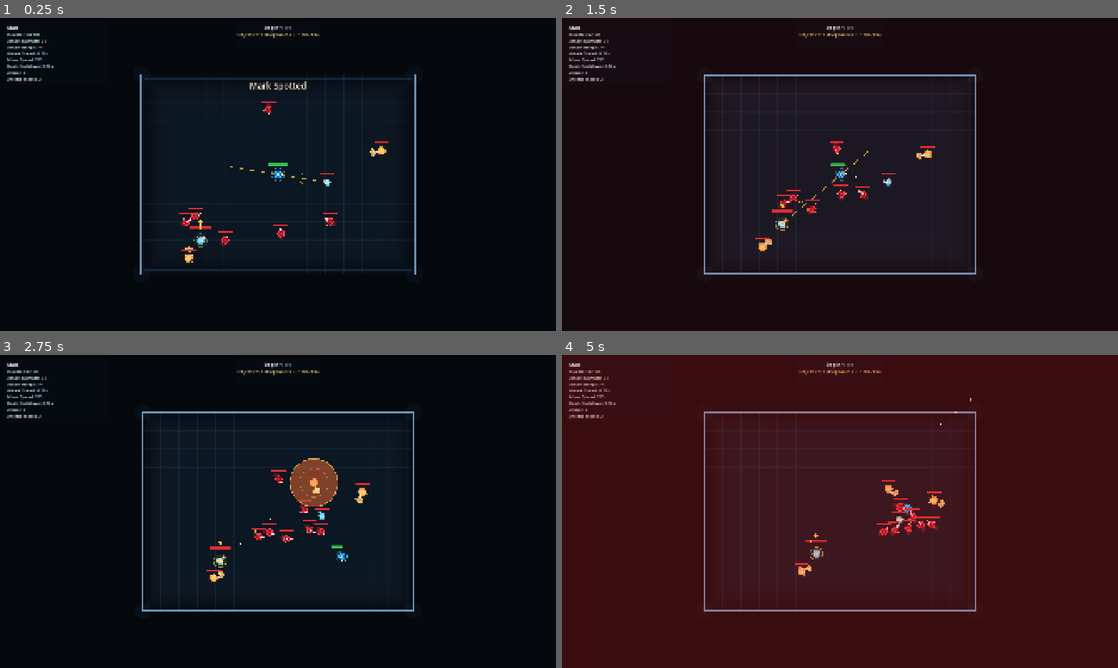
Above: before the commit, frames 1-4 (two rows, left to right).
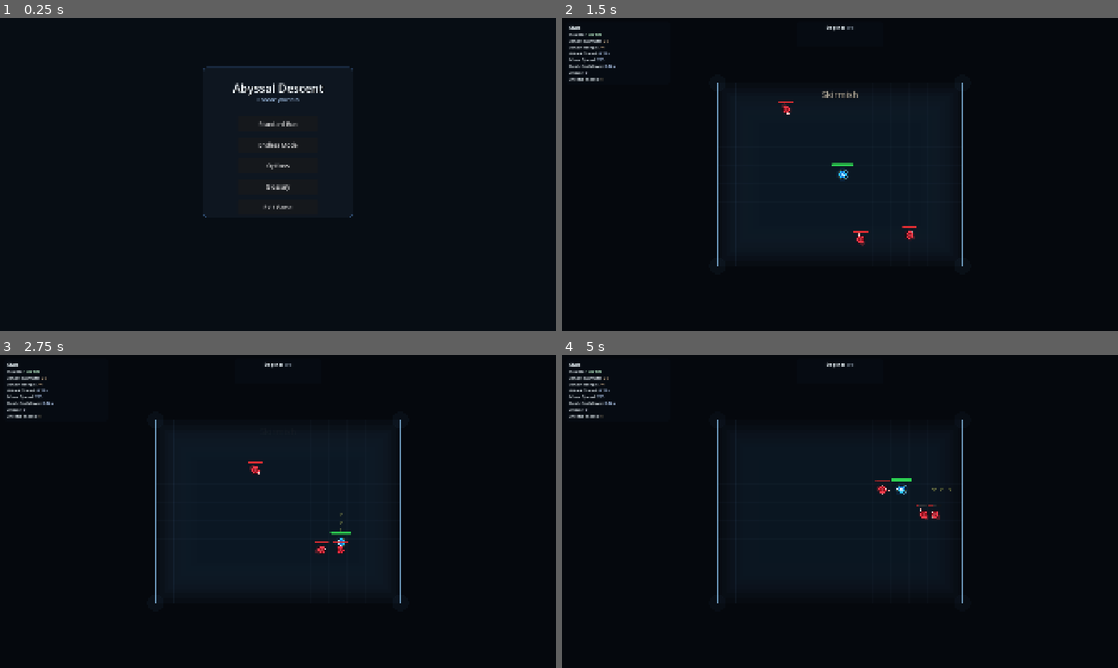
Above: after the commit, the same moments.

Repository: Excellund/AbyssalDescent
Game: Godot game, scene res://scenes/Menu.tscn
The game is run twice, just before and just after one commit, with the same random seed, the same clock (stepped at 60 frames per second) and the same inputs. Sound files missing from this copy of the repository are replaced by a short silence.
Inputs (mouse positions are in pixels of both pictures, inside the frame that each line leads up to):
- Up to frame 1 (0.25 s): no input
- Up to frame 2 (1.5 s): click (840, 146) at 0.5 s, where only the run after the commit has a clickable "Endless Mode"; move the mouse to (962, 158) at 1.27 s; hold D (move_right) from 1.28 s (still down); click (962, 158) at 1.35 s
- Up to frame 3 (2.75 s): tap Space (dash) at 1.55, 2.1 s; move the mouse to (166, 527) at 2.02 s; release D (move_right) at 2.03 s; hold S (move_down) from 2.03 s (still down); click (166, 527) at 2.3 s
- Up to frame 4 (5 s): move the mouse to (895, 442) at 2.77 s; release S (move_down) at 2.78 s; hold D (move_right) 2.78-3.53 s; click (895, 442) at 2.85 s; tap Space (dash) at 3.05, 3.6, 4.55 s; move the mouse to (812, 574) at 3.52 s; hold W (move_up) 3.53-4.28 s; click (812, 574) at 3.8 s; move the mouse to (1006, 558) at 4.27 s; hold A (move_left) from 4.28 s (still down); tap E (interact) at 4.35 s

The runs differ from the first frame. In frame 1, 4.1% of the frame differs, in the area x 1-75%, y 2-82%; in frame 2, 3.5%; in frame 3, 3.5%; in frame 4, 100%, in the area x 0-100%, y 0-100%.

Commit message:
Add Aegis Field & Hunter's Snare; combat tweaks

Diff:
--- a/scenes/Main.tscn
+++ b/scenes/Main.tscn
@@ -10,9 +10,6 @@
 normal_room_music = ExtResource("2_rarhs")
 boss_room_music = ExtResource("3_vcsgt")
 music_volume_db = -50.0
-debug_apply_test_powers_on_start = true
-debug_skip_starting_boon_selection = true
 debug_start_power_ids = PackedStringArray("reaper_step", "phantom_step")
-debug_start_encounter = 7
 
 [node name="Player" parent="." unique_id=1831438957 instance=ExtResource("1_elqb8")]
--- a/scripts/encounter_profile_builder.gd
+++ b/scripts/encounter_profile_builder.gd
@@ -83,7 +83,7 @@
 		"fortress":
 			return _build_profile("Fortress", POOL_ROOM_SIZE, 3, 1, 1, 2)
 		"trial":
-			return _build_trial_profile()
+			return _build_trial_profile(depth)
 		"objective_last_stand":
 			return _build_survival_profile(depth)
 		"objective_priority_target":
@@ -118,14 +118,15 @@
 		_build_profile("Fortress", POOL_ROOM_SIZE, 3, 1, 1, 2)
 	]
 
-func _build_trial_profile() -> Dictionary:
+func _build_trial_profile(depth: int = 0) -> Dictionary:
 	var hard_pool := _get_hard_pool()
 	var base: Dictionary = hard_pool[rng.randi_range(0, hard_pool.size() - 1)]
 	var mutator: Dictionary = roll_hard_enemy_mutator()
-	var chasers := ENCOUNTER_CONTRACTS.profile_chaser_count(base) + hard_room_enemy_bonus
-	var chargers := ENCOUNTER_CONTRACTS.profile_charger_count(base) + 2
-	var archers: int = maxi(ENCOUNTER_CONTRACTS.profile_archer_count(base), 1)
-	var shielders := ENCOUNTER_CONTRACTS.profile_shielder_count(base)
+	var depth_pressure := maxi(0, depth - 2)
+	var chasers := ENCOUNTER_CONTRACTS.profile_chaser_count(base) + hard_room_enemy_bonus + int(floor(float(depth_pressure) * 0.75))
+	var chargers := ENCOUNTER_CONTRACTS.profile_charger_count(base) + 2 + int(floor(float(depth_pressure) / 4.0))
+	var archers: int = maxi(ENCOUNTER_CONTRACTS.profile_archer_count(base), 1) + int(floor(float(depth_pressure) / 5.0))
+	var shielders := ENCOUNTER_CONTRACTS.profile_shielder_count(base) + int(floor(float(depth_pressure) / 4.0))
 	var mutator_name := ENCOUNTER_CONTRACTS.mutator_name(mutator)
 	if mutator_name.is_empty():
 		mutator_name = "Frenzy"
@@ -203,7 +204,7 @@
 		hard_profile
 	)
 
-	var trial_profile: Dictionary = _build_trial_profile()
+	var trial_profile: Dictionary = _build_trial_profile(depth)
 	var trial_mutator: Dictionary = ENCOUNTER_CONTRACTS.profile_enemy_mutator(trial_profile)
 	var trial_mutator_name := ENCOUNTER_CONTRACTS.mutator_name(trial_mutator)
 	if trial_mutator_name.is_empty():
@@ -242,8 +243,11 @@
 	var first: int = rng.randi_range(0, options.size() - 1)
 	var chosen: Array[Dictionary] = [options[first]]
 
-	var remaining_indices: Array[int] = [0, 1, 2]
-	remaining_indices.erase(first)
+	var remaining_indices: Array[int] = []
+	for index in range(options.size()):
+		if index == first:
+			continue
+		remaining_indices.append(index)
 	var second_index: int = remaining_indices[rng.randi_range(0, remaining_indices.size() - 1)]
 	chosen.append(options[second_index])
 	return chosen
--- a/scripts/enemy_base.gd
+++ b/scripts/enemy_base.gd
@@ -181,6 +181,9 @@
 	if mult < slow_speed_mult:
 		slow_speed_mult = mult
 
+func is_slowed() -> bool:
+	return slow_time_left > 0.0
+
 func _draw_slow_indicator(body_radius: float) -> void:
 	if slow_time_left <= 0.0:
 		return
--- a/scripts/enemy_boss.gd
+++ b/scripts/enemy_boss.gd
@@ -236,7 +236,7 @@
 	for i in get_slide_collision_count():
 		var collision := get_slide_collision(i)
 		if collision.get_collider() == target:
-			DAMAGEABLE.apply_damage(target, charge_damage)
+			DAMAGEABLE.apply_damage(target, charge_damage, {"source": "enemy_contact", "ability": "warden_charge"})
 			charge_hit_applied = true
 			# Heavy impact feedback for charge
 			if is_instance_valid(target):
@@ -248,7 +248,7 @@
 	var seg_start := global_position - locked_direction * 34.0
 	var seg_end := global_position + locked_direction * 34.0
 	if _distance_point_to_segment(target.global_position, seg_start, seg_end) <= charge_width:
-		DAMAGEABLE.apply_damage(target, charge_damage)
+		DAMAGEABLE.apply_damage(target, charge_damage, {"source": "enemy_contact", "ability": "warden_charge"})
 		charge_hit_applied = true
 		# Heavy impact feedback for charge
 		if is_instance_valid(target):
--- a/scripts/enemy_boss_2.gd
+++ b/scripts/enemy_boss_2.gd
@@ -562,13 +562,13 @@
 	for i in get_slide_collision_count():
 		var collision := get_slide_collision(i)
 		if collision.get_collider() == target:
-			DAMAGEABLE.apply_damage(target, echo_dash_damage)
+			DAMAGEABLE.apply_damage(target, echo_dash_damage, {"source": "enemy_contact", "ability": "echo_dash"})
 			_echo_dash_hits[target_id] = true
 			return
 	var seg_start := global_position - locked_direction * 40.0
 	var seg_end := global_position + locked_direction * 40.0
 	if _distance_point_to_segment(target.global_position, seg_start, seg_end) <= echo_dash_width:
-		DAMAGEABLE.apply_damage(target, echo_dash_damage)
+		DAMAGEABLE.apply_damage(target, echo_dash_damage, {"source": "enemy_contact", "ability": "echo_dash"})
 		_echo_dash_hits[target_id] = true
 
 func _apply_orbital_lance_hits() -> void:
--- a/scripts/enemy_charger.gd
+++ b/scripts/enemy_charger.gd
@@ -171,14 +171,14 @@
 	for i in get_slide_collision_count():
 		var collision := get_slide_collision(i)
 		if collision.get_collider() == target:
-			DAMAGEABLE.apply_damage(target, charge_damage)
+			DAMAGEABLE.apply_damage(target, charge_damage, {"source": "enemy_contact", "ability": "charger_charge"})
 			charger_charge_hit_applied = true
 			attack_anim_time_left = attack_anim_duration
 			queue_redraw()
 			return
 
 	if global_position.distance_to(target.global_position) <= path_width:
-		DAMAGEABLE.apply_damage(target, charge_damage)
+		DAMAGEABLE.apply_damage(target, charge_damage, {"source": "enemy_contact", "ability": "charger_charge"})
 		charger_charge_hit_applied = true
 		attack_anim_time_left = attack_anim_duration
 		queue_redraw()
--- a/scripts/player.gd
+++ b/scripts/player.gd
@@ -52,9 +52,13 @@
 var reward_razor_wind: bool = false
 var reward_execution_edge: bool = false
 var reward_rupture_wave: bool = false
+var reward_aegis_field: bool = false
+var reward_hunters_snare: bool = false
 var razor_wind_stacks: int = 0
 var execution_edge_stacks: int = 0
 var rupture_wave_stacks: int = 0
+var aegis_field_stacks: int = 0
+var hunters_snare_stacks: int = 0
 var execution_every: int = 3
 var execution_damage_mult: float = 2.6
 var rupture_wave_radius: float = 82.0
@@ -62,6 +66,17 @@
 var razor_wind_range_scale: float = 1.72
 var razor_wind_arc_degrees: float = 24.0
 var razor_wind_damage_ratio: float = 0.72
+var aegis_field_resist_ratio: float = 0.18
+var aegis_field_resist_duration: float = 1.1
+var aegis_field_pulse_radius: float = 108.0
+var aegis_field_slow_duration: float = 1.18
+var aegis_field_slow_mult: float = 0.64
+var aegis_field_cooldown: float = 2.8
+var aegis_field_active_left: float = 0.0
+var aegis_field_cooldown_left: float = 0.0
+var hunters_snare_bonus_damage: int = 7
+var hunters_snare_slow_duration: float = 0.67
+var hunters_snare_slow_mult: float = 0.66
 
 # Dash archetype trial powers
 var reward_phantom_step: bool = false
@@ -116,6 +131,7 @@
 	_update_attack_lock(delta)
 	_update_attack_animation(delta)
 	_update_visual_facing_direction()
+	_update_aegis_field_state(delta)
 	_update_static_wake_trails(delta)
 	_update_void_dash_reset_pulse(delta)
 	_try_start_dash(direction)
@@ -378,6 +394,13 @@
 	void_dash_reset_pulse_left = maxf(0.0, void_dash_reset_pulse_left - delta)
 	queue_redraw()
 
+func _update_aegis_field_state(delta: float) -> void:
+	if aegis_field_active_left > 0.0:
+		aegis_field_active_left = maxf(0.0, aegis_field_active_left - delta)
+		queue_redraw()
+	if aegis_field_cooldown_left > 0.0:
+		aegis_field_cooldown_left = maxf(0.0, aegis_field_cooldown_left - delta)
+
 func _update_visual_facing_direction() -> void:
 	if _is_attack_locked():
 		if attack_lock_direction.length_squared() > 0.000001:
@@ -400,10 +423,15 @@
 	if dash_phasing_active and String(damage_context.get("source", "")) == "enemy_contact":
 		return
 	var reduced := maxi(1, amount - iron_skin_armor)
-	reduced = int(ceil(float(reduced) * (1.0 - objective_mutator_damage_resist)))
+	var total_resist := objective_mutator_damage_resist
+	if reward_aegis_field and aegis_field_active_left > 0.0:
+		total_resist += aegis_field_resist_ratio
+	total_resist = clampf(total_resist, 0.0, 0.92)
+	reduced = int(ceil(float(reduced) * (1.0 - total_resist)))
 	var health_before := _get_current_health()
 	health_state.take_damage(reduced)
 	if _get_current_health() < health_before:
+		_trigger_aegis_field()
 		player_feedback.play_damage_flash()
 		player_feedback.play_impact_sound()
 
@@ -485,6 +513,26 @@
 		return base_damage
 	return maxi(1, int(ceil(float(base_damage) * (1.0 + objective_mutator_damage_mult))))
 
+func _trigger_aegis_field() -> void:
+	if not reward_aegis_field:
+		return
+	if aegis_field_cooldown_left > 0.0:
+		return
+	aegis_field_active_left = aegis_field_resist_duration
+	aegis_field_cooldown_left = aegis_field_cooldown
+	for enemy_node in get_tree().get_nodes_in_group("enemies"):
+		if not (enemy_node is Node2D):
+			continue
+		var enemy_body := enemy_node as Node2D
+		if global_position.distance_to(enemy_body.global_position) > aegis_field_pulse_radius:
+			continue
+		if enemy_node.has_method("apply_slow"):
+			enemy_node.call("apply_slow", aegis_field_slow_duration, aegis_field_slow_mult)
+	if player_feedback != null:
+		player_feedback.play_world_ring(global_position, aegis_field_pulse_radius, Color(0.62, 0.98, 1.0, 0.92), 0.22)
+		player_feedback.play_world_ring(global_position, aegis_field_pulse_radius * 0.64, Color(0.88, 1.0, 1.0, 0.78), 0.16)
+	queue_redraw()
+
 func apply_power_for_test(power_id: String) -> bool:
 	var id := power_id.strip_edges().to_lower()
 	if id.is_empty():
@@ -494,6 +542,8 @@
 		"razor_wind": true,
 		"execution_edge": true,
 		"rupture_wave": true,
+		"aegis_field": true,
+		"hunters_snare": true,
 		"phantom_step": true,
 		"reaper_step": true,
 		"static_wake": true
@@ -554,11 +604,13 @@
 		if absf(attack_direction.angle_to(to_enemy.normalized())) > max_angle_radians:
 			continue
 
-		DAMAGEABLE.apply_damage(enemy_node, strike_damage)
+		var final_strike_damage := strike_damage + _get_hunters_snare_bonus_damage(enemy_node)
+		DAMAGEABLE.apply_damage(enemy_node, final_strike_damage)
+		_apply_hunters_snare(enemy_node)
 		melee_hit_enemy_ids[enemy_id] = true
 		if reward_rupture_wave and not rupture_triggered_enemy_ids.has(enemy_id):
 			rupture_triggered_enemy_ids[enemy_id] = true
-			_apply_rupture_wave(enemy_body.global_position, strike_damage)
+			_apply_rupture_wave(enemy_body.global_position, final_strike_damage)
 		did_hit = true
 
 	if reward_razor_wind:
@@ -591,13 +643,32 @@
 			continue
 		if absf(attack_direction.angle_to(to_enemy.normalized())) > wind_half_arc:
 			continue
-		DAMAGEABLE.apply_damage(enemy_node, wind_damage)
+		var final_wind_damage := wind_damage + _get_hunters_snare_bonus_damage(enemy_node)
+		DAMAGEABLE.apply_damage(enemy_node, final_wind_damage)
+		_apply_hunters_snare(enemy_node)
 		wind_hit_enemy_ids[enemy_id] = true
 		if reward_rupture_wave and not rupture_triggered_enemy_ids.has(enemy_id):
 			rupture_triggered_enemy_ids[enemy_id] = true
-			_apply_rupture_wave(enemy_body.global_position, wind_damage)
+			_apply_rupture_wave(enemy_body.global_position, final_wind_damage)
 		did_hit = true
 	return did_hit
+
+func _get_hunters_snare_bonus_damage(enemy_node: Object) -> int:
+	if not reward_hunters_snare:
+		return 0
+	if not is_instance_valid(enemy_node):
+		return 0
+	if not enemy_node.has_method("is_slowed"):
+		return 0
+	return hunters_snare_bonus_damage if bool(enemy_node.call("is_slowed")) else 0
+
+func _apply_hunters_snare(enemy_node: Object) -> void:
+	if not reward_hunters_snare:
+		return
+	if not is_instance_valid(enemy_node):
+		return
+	if enemy_node.has_method("apply_slow"):
+		enemy_node.call("apply_slow", hunters_snare_slow_duration, hunters_snare_slow_mult)
 
 func _apply_rupture_wave(epicenter: Vector2, source_damage: int) -> void:
 	var wave_damage := maxi(1, int(round(float(source_damage) * rupture_wave_damage_ratio)))
@@ -812,6 +883,16 @@
 		var rupture_color := ENEMY_BASE.COLOR_RUPTURE_WAVE_AURA
 		rupture_color.a = 0.3 + pulse * 0.18
 		draw_arc(Vector2.ZERO, 20.0 + pulse * 2.8, 0.0, TAU, 42, rupture_color, 1.8)
+
+	if reward_aegis_field:
+		var aegis_pulse := 0.5 + 0.5 * sin(t * 3.8 + 0.4)
+		var aegis_radius := 22.0 + aegis_pulse * 3.0
+		var aegis_alpha := 0.22 + aegis_pulse * 0.14
+		if aegis_field_active_left > 0.0:
+			aegis_radius = 24.0 + aegis_pulse * 4.0
+			aegis_alpha = 0.44 + aegis_pulse * 0.2
+		draw_arc(Vector2.ZERO, aegis_radius, 0.0, TAU, 48, Color(0.62, 0.98, 1.0, aegis_alpha), 2.2)
+		draw_circle(Vector2.ZERO, aegis_radius * 0.62, Color(0.62, 0.98, 1.0, aegis_alpha * 0.18))
 
 	# Dash archetype trial power visuals
 	if reward_phantom_step:
--- a/scripts/power_registry.gd
+++ b/scripts/power_registry.gd
@@ -73,12 +73,16 @@
 	var razor_desc := "Attacks launch a long-range piercing wind slash."
 	var execution_desc := "Every 3rd swing is a huge execution strike."
 	var rupture_desc := "Hits detonate a damaging shockwave."
+	var aegis_desc := "Taking damage triggers a guard pulse that slows nearby enemies and grants brief damage resistance."
+	var snare_desc := "Hits slow enemies. Striking slowed enemies deals bonus damage."
 
 	# Try to get dynamic descriptions from player stack counts
 	if is_instance_valid(player_reference) and player_reference.has_method("get_trial_power_card_desc"):
 		razor_desc = String(player_reference.call("get_trial_power_card_desc", "razor_wind"))
 		execution_desc = String(player_reference.call("get_trial_power_card_desc", "execution_edge"))
 		rupture_desc = String(player_reference.call("get_trial_power_card_desc", "rupture_wave"))
+		aegis_desc = String(player_reference.call("get_trial_power_card_desc", "aegis_field"))
+		snare_desc = String(player_reference.call("get_trial_power_card_desc", "hunters_snare"))
 
 	var phantom_desc := "Dashing through enemies damages and slows them."
 	var void_desc := "Dash travels farther. Kills refresh dash cooldown."
@@ -92,6 +96,8 @@
 		Power.new("razor_wind", "Razor Wind", razor_desc, POWER_TYPE_TRIAL, 0, {}).to_dict(),
 		Power.new("execution_edge", "Execution Edge", execution_desc, POWER_TYPE_TRIAL, 0, {}).to_dict(),
 		Power.new("rupture_wave", "Rupture Wave", rupture_desc, POWER_TYPE_TRIAL, 0, {}).to_dict(),
+		Power.new("aegis_field", "Aegis Field", aegis_desc, POWER_TYPE_TRIAL, 0, {}).to_dict(),
+		Power.new("hunters_snare", "Hunter's Snare", snare_desc, POWER_TYPE_TRIAL, 0, {}).to_dict(),
 		Power.new("phantom_step", "Phantom Step", phantom_desc, POWER_TYPE_TRIAL, 0, {}).to_dict(),
 		Power.new("reaper_step", "Reaper Step", void_desc, POWER_TYPE_TRIAL, 0, {}).to_dict(),
 		Power.new("static_wake", "Static Wake", static_desc, POWER_TYPE_TRIAL, 0, {}).to_dict(),
--- a/scripts/upgrade_system.gd
+++ b/scripts/upgrade_system.gd
@@ -14,6 +14,8 @@
 	"razor_wind": 0,
 	"execution_edge": 0,
 	"rupture_wave": 0,
+	"aegis_field": 0,
+	"hunters_snare": 0,
 	"phantom_step": 0,
 	"reaper_step": 0,
 	"static_wake": 0
@@ -36,6 +38,8 @@
 	"razor_wind": true,
 	"execution_edge": true,
 	"rupture_wave": true,
+	"aegis_field": true,
+	"hunters_snare": true,
 	"phantom_step": true,
 	"reaper_step": true,
 	"static_wake": true
@@ -123,6 +127,23 @@
 			player_reference.set("rupture_wave_radius", 72.0 + 10.0 * float(rupture_stacks))
 			player_reference.set("rupture_wave_damage_ratio", 0.34 + 0.1 * float(rupture_stacks))
 			player_reference.set("attack_damage", int(player_reference.get("attack_damage")) + 2)
+		"aegis_field":
+			player_reference.set("reward_aegis_field", true)
+			var aegis_stacks := int(player_reference.get("aegis_field_stacks")) + 1
+			player_reference.set("aegis_field_stacks", aegis_stacks)
+			player_reference.set("aegis_field_resist_ratio", minf(0.42, 0.12 + float(aegis_stacks) * 0.06))
+			player_reference.set("aegis_field_resist_duration", 0.9 + float(aegis_stacks) * 0.2)
+			player_reference.set("aegis_field_pulse_radius", 92.0 + float(aegis_stacks) * 14.0)
+			player_reference.set("aegis_field_slow_duration", 1.0 + float(aegis_stacks) * 0.18)
+			player_reference.set("aegis_field_slow_mult", maxf(0.36, 0.7 - float(aegis_stacks) * 0.06))
+			player_reference.set("aegis_field_cooldown", maxf(1.7, 3.0 - float(aegis_stacks) * 0.2))
+		"hunters_snare":
+			player_reference.set("reward_hunters_snare", true)
+			var snare_stacks := int(player_reference.get("hunters_snare_stacks")) + 1
+			player_reference.set("hunters_snare_stacks", snare_stacks)
+			player_reference.set("hunters_snare_bonus_damage", 4 + snare_stacks * 3)
+			player_reference.set("hunters_snare_slow_duration", 0.55 + float(snare_stacks) * 0.12)
+			player_reference.set("hunters_snare_slow_mult", maxf(0.42, 0.72 - float(snare_stacks) * 0.06))
 		"phantom_step":
 			player_reference.set("reward_phantom_step", true)
 			var ph_stacks := int(player_reference.get("phantom_step_stacks")) + 1
@@ -191,6 +212,10 @@
 				return int(player_reference.get("execution_edge_stacks"))
 			"rupture_wave":
 				return int(player_reference.get("rupture_wave_stacks"))
+			"aegis_field":
+				return int(player_reference.get("aegis_field_stacks"))
+			"hunters_snare":
+				return int(player_reference.get("hunters_snare_stacks"))
 			"phantom_step":
 				return int(player_reference.get("phantom_step_stacks"))
 			"reaper_step":
@@ -230,6 +255,28 @@
 			var cur_radius := 72.0 + 10.0 * float(maxi(0, next_stack - 1))
 			var cur_ratio := 0.34 + 0.1 * float(maxi(0, next_stack - 1))
 			return "[color=#c8daf0]Rupture:[/color] radius [color=#e8c96a]%.0f[/color] [color=#8899aa]->[/color] [color=#7de882]%.0f[/color], damage [color=#e8c96a]%.0f%%[/color] [color=#8899aa]->[/color] [color=#7de882]%.0f%%[/color]." % [cur_radius, next_radius, cur_ratio * 100.0, next_ratio * 100.0]
+		"aegis_field":
+			var next_resist := minf(0.42, 0.12 + float(next_stack) * 0.06)
+			var next_duration := 0.9 + float(next_stack) * 0.2
+			var next_radius := 92.0 + float(next_stack) * 14.0
+			var next_cooldown := maxf(1.7, 3.0 - float(next_stack) * 0.2)
+			if current_stack <= 0:
+				return "[color=#9ab8d8]Taking damage triggers a guard pulse that slows nearby enemies and grants brief damage resistance.[/color]\n[color=#9ab8d8]Initial:[/color] resist [color=#7de882]%.0f%%[/color] for [color=#7de882]%.2fs[/color], pulse radius [color=#7de882]%.0f[/color], cooldown [color=#7de882]%.2fs[/color]." % [next_resist * 100.0, next_duration, next_radius, next_cooldown]
+			var cur_resist := minf(0.42, 0.12 + float(maxi(0, next_stack - 1)) * 0.06)
+			var cur_duration := 0.9 + float(maxi(0, next_stack - 1)) * 0.2
+			var cur_radius := 92.0 + float(maxi(0, next_stack - 1)) * 14.0
+			var cur_cooldown := maxf(1.7, 3.0 - float(maxi(0, next_stack - 1)) * 0.2)
+			return "[color=#c8daf0]Aegis Field:[/color] resist [color=#e8c96a]%.0f%%[/color] [color=#8899aa]->[/color] [color=#7de882]%.0f%%[/color], guard [color=#e8c96a]%.2fs[/color] [color=#8899aa]->[/color] [color=#7de882]%.2fs[/color], pulse radius [color=#e8c96a]%.0f[/color] [color=#8899aa]->[/color] [color=#7de882]%.0f[/color], cooldown [color=#e8c96a]%.2fs[/color] [color=#8899aa]->[/color] [color=#7de882]%.2fs[/color]." % [cur_resist * 100.0, next_resist * 100.0, cur_duration, next_duration, cur_radius, next_radius, cur_cooldown, next_cooldown]
+		"hunters_snare":
+			var next_bonus := 4 + next_stack * 3
+			var next_duration := 0.55 + float(next_stack) * 0.12
+			var next_slow_mult := maxf(0.42, 0.72 - float(next_stack) * 0.06)
+			if current_stack <= 0:
+				return "[color=#9ab8d8]Hits slow enemies, and striking slowed targets deals bonus damage.[/color]\n[color=#9ab8d8]Initial:[/color] slow [color=#7de882]%.2fs[/color] at [color=#7de882]%.0f%%[/color] speed, bonus [color=#7de882]+%d[/color] damage." % [next_duration, next_slow_mult * 100.0, next_bonus]
+			var cur_bonus := 4 + maxi(0, next_stack - 1) * 3
+			var cur_duration := 0.55 + float(maxi(0, next_stack - 1)) * 0.12
+			var cur_slow_mult := maxf(0.42, 0.72 - float(maxi(0, next_stack - 1)) * 0.06)
+			return "[color=#c8daf0]Hunter's Snare:[/color] slow [color=#e8c96a]%.2fs[/color] [color=#8899aa]->[/color] [color=#7de882]%.2fs[/color], speed [color=#e8c96a]%.0f%%[/color] [color=#8899aa]->[/color] [color=#7de882]%.0f%%[/color], bonus [color=#e8c96a]+%d[/color] [color=#8899aa]->[/color] [color=#7de882]+%d[/color]." % [cur_duration, next_duration, cur_slow_mult * 100.0, next_slow_mult * 100.0, cur_bonus, next_bonus]
 		"phantom_step":
 			var next_damage := 8 + next_stack * 4
 			var next_slow := 0.6 + float(next_stack) * 0.15
